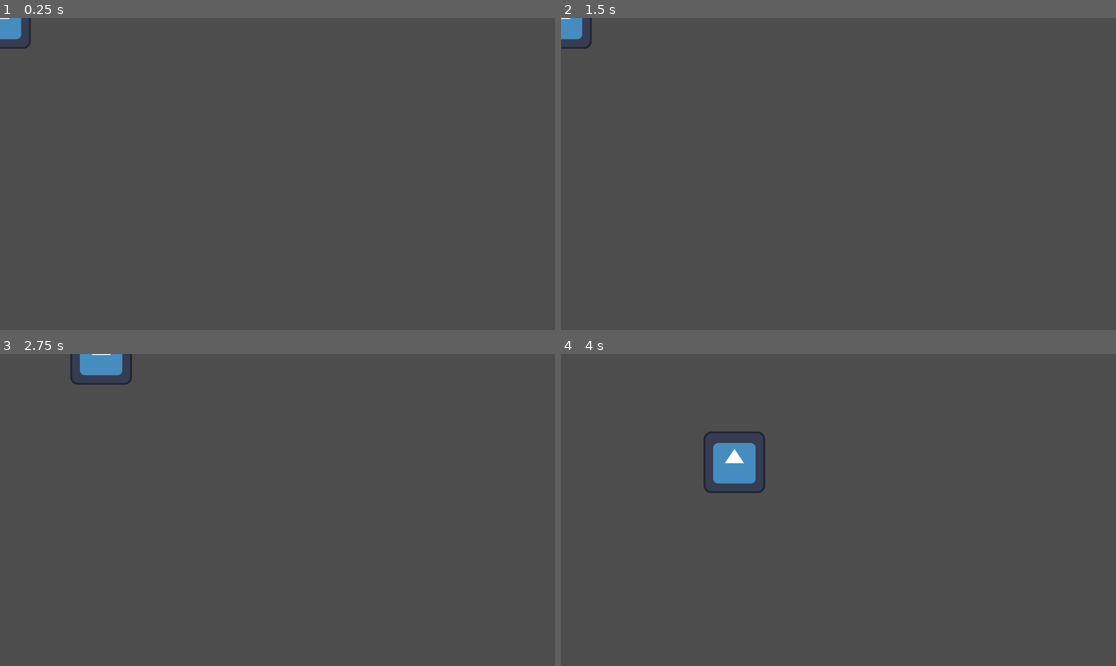
Above: before the commit, frames 1-4 (two rows, left to right).
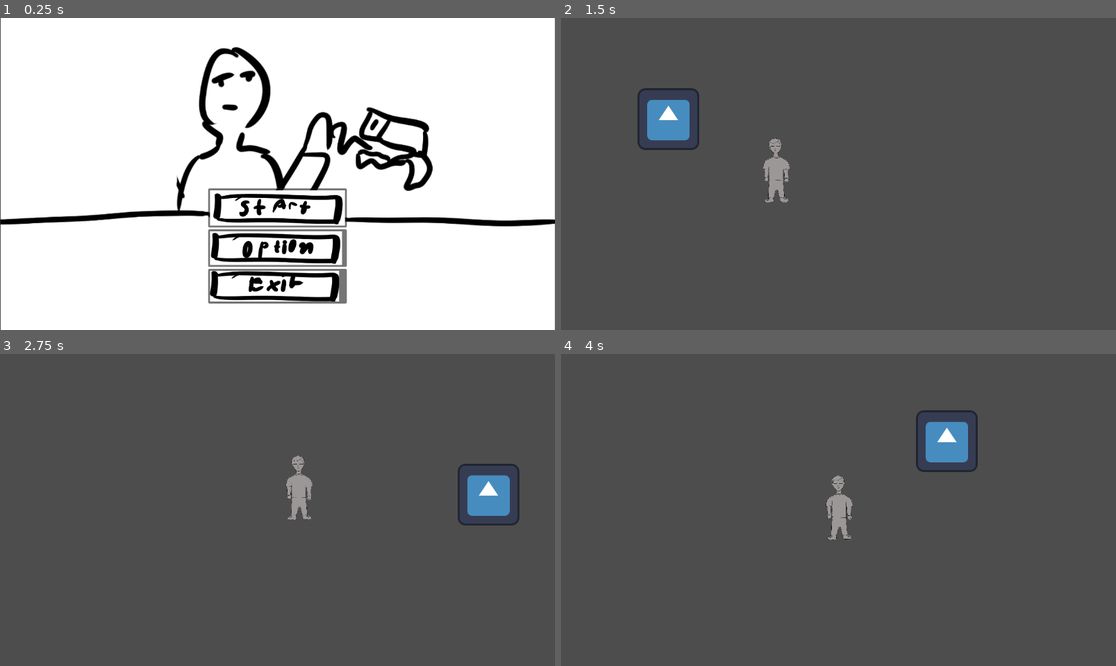
Above: after the commit, the same moments.

Repository: NickyZemenski/turtpocalypse
Game: Godot game, scene res://scene/MainMenu.tscn
The game is run twice, just before and just after one commit, with the same random seed, the same clock (stepped at 60 frames per second) and the same inputs. Before the commit the project starts from res://scene/Player.tscn. The engine's default icon, where the game draws it, is replaced by a stand-in: a white triangle on a blue panel in a dark square.
Inputs (mouse positions are in pixels of both pictures, inside the frame that each line leads up to):
- Up to frame 1 (0.25 s): no input
- Up to frame 2 (1.5 s): click (838, 248) at 0.52 s; click (838, 208) at 1.27 s
- Up to frame 3 (2.75 s): move the mouse to (399, 494) at 2.02 s; hold D (moveRight) from 2.03 s (still down); click (399, 494) at 2.1 s
- Up to frame 4 (4 s): move the mouse to (727, 525) at 2.77 s; release D (moveRight) at 2.78 s; hold S (moveDown) 2.78-3.53 s; click (727, 525) at 2.85 s; move the mouse to (894, 441) at 3.52 s; hold D (moveRight) from 3.53 s (still down); click (894, 441) at 3.6 s

The runs differ from the first frame. In frame 1, 99% of the frame differs, in the area x 0-100%, y 0-100%; in frame 2, 2.1%; in frame 3, 2.5%; in frame 4, 3.1%.

Commit message:
Finished menu and moved buttons

Diff:
--- a/project.godot
+++ b/project.godot
@@ -11,7 +11,7 @@
 [application]
 
 config/name="turtpocalypse"
-run/main_scene="uid://cqdolshtolq40"
+run/main_scene="uid://h2hhyqlubsxb"
 config/features=PackedStringArray("4.6", "GL Compatibility")
 config/icon="res://icon.svg"
 
--- /dev/null
+++ b/scene/MainMenu.tscn
@@ -0,0 +1,56 @@
+[gd_scene format=3 uid="uid://h2hhyqlubsxb"]
+
+[ext_resource type="Script" uid="uid://cn6uri7fxns1q" path="res://scripts/mainMenu.gd" id="1_lnxie"]
+[ext_resource type="Texture2D" uid="uid://c8ri0xop6lkdn" path="res://assets/main_menu/mainmenu_bg_placeholder.png" id="2_sks6p"]
+[ext_resource type="Texture2D" uid="uid://br6j3gra8vdt" path="res://assets/main_menu/mainmenu_start_placeholder.png" id="3_sks6p"]
+[ext_resource type="Texture2D" uid="uid://38h8ah13ch2x" path="res://assets/main_menu/mainmenu_options_placeholder.png" id="4_tf3dk"]
+[ext_resource type="Texture2D" uid="uid://b1ff2xlr6p2xw" path="res://assets/main_menu/mainmenu_exit_placeholder.png" id="5_rvc10"]
+
+[node name="MainMenu" type="Control" unique_id=1606310153]
+layout_mode = 3
+anchors_preset = 15
+anchor_right = 1.0
+anchor_bottom = 1.0
+grow_horizontal = 2
+grow_vertical = 2
+script = ExtResource("1_lnxie")
+
+[node name="TextureRect" type="TextureRect" parent="." unique_id=2034762851]
+layout_mode = 1
+anchors_preset = 15
+anchor_right = 1.0
+anchor_bottom = 1.0
+grow_horizontal = 2
+grow_vertical = 2
+texture = ExtResource("2_sks6p")
+
+[node name="CenterContainer" type="CenterContainer" parent="." unique_id=1887707173]
+layout_mode = 1
+anchors_preset = 15
+anchor_right = 1.0
+anchor_bottom = 1.0
+grow_horizontal = 2
+grow_vertical = 2
+
+[node name="MarginContainer" type="MarginContainer" parent="CenterContainer" unique_id=537839206]
+layout_mode = 2
+theme_override_constants/margin_top = 300
+
+[node name="VBoxContainer" type="VBoxContainer" parent="CenterContainer/MarginContainer" unique_id=1747917010]
+layout_mode = 2
+
+[node name="StartGame" type="Button" parent="CenterContainer/MarginContainer/VBoxContainer" unique_id=1166723649]
+layout_mode = 2
+icon = ExtResource("3_sks6p")
+
+[node name="Options" type="Button" parent="CenterContainer/MarginContainer/VBoxContainer" unique_id=675579573]
+layout_mode = 2
+icon = ExtResource("4_tf3dk")
+
+[node name="QuitGame" type="Button" parent="CenterContainer/MarginContainer/VBoxContainer" unique_id=1003448545]
+layout_mode = 2
+icon = ExtResource("5_rvc10")
+
+[connection signal="pressed" from="CenterContainer/MarginContainer/VBoxContainer/StartGame" to="." method="_on_start_game_pressed"]
+[connection signal="pressed" from="CenterContainer/MarginContainer/VBoxContainer/Options" to="." method="_on_options_pressed"]
+[connection signal="pressed" from="CenterContainer/MarginContainer/VBoxContainer/QuitGame" to="." method="_on_quit_game_pressed"]
--- a/scene/main_menu.tscn
+++ /dev/null
@@ -1,29 +0,0 @@
-[gd_scene format=3 uid="uid://h2hhyqlubsxb"]
-
-[node name="MainMenu" type="Control" unique_id=1606310153]
-layout_mode = 3
-anchors_preset = 0
-offset_right = 40.0
-offset_bottom = 40.0
-
-[node name="CenterContainer" type="CenterContainer" parent="." unique_id=1887707173]
-layout_mode = 1
-anchors_preset = -1
-anchor_right = 28.781002
-anchor_bottom = 16.156
-offset_left = 165.0
-offset_top = 118.0
-offset_right = -199.49011
-offset_bottom = -138.23999
-
-[node name="VBoxContainer" type="VBoxContainer" parent="CenterContainer" unique_id=1747917010]
-layout_mode = 2
-
-[node name="StartGame" type="Button" parent="CenterContainer/VBoxContainer" unique_id=1166723649]
-layout_mode = 2
-
-[node name="Options" type="Button" parent="CenterContainer/VBoxContainer" unique_id=675579573]
-layout_mode = 2
-
-[node name="QuitGame" type="Button" parent="CenterContainer/VBoxContainer" unique_id=1003448545]
-layout_mode = 2
--- /dev/null
+++ b/scripts/mainMenu.gd
@@ -0,0 +1,10 @@
+extends Control
+
+func _on_start_game_pressed():
+	get_tree().change_scene_to_file("res://scene/MainGame.tscn")
+
+func _on_options_pressed():
+	print("Options menu (not implemented yet)")
+
+func _on_quit_game_pressed() -> void:
+	get_tree().quit()
Binary file added: assets/main_menu/mainmenu_bg_placeholder.png
Not shown, added: assets/main_menu/mainmenu_bg_placeholder.png.import
Binary file added: assets/main_menu/mainmenu_exit_placeholder.png
Not shown, added: assets/main_menu/mainmenu_exit_placeholder.png.import
Binary file added: assets/main_menu/mainmenu_options_placeholder.png
Not shown, added: assets/main_menu/mainmenu_options_placeholder.png.import
Binary file added: assets/main_menu/mainmenu_start_placeholder.png
Not shown, added: assets/main_menu/mainmenu_start_placeholder.png.import
Not shown, added: scripts/mainMenu.gd.uid
